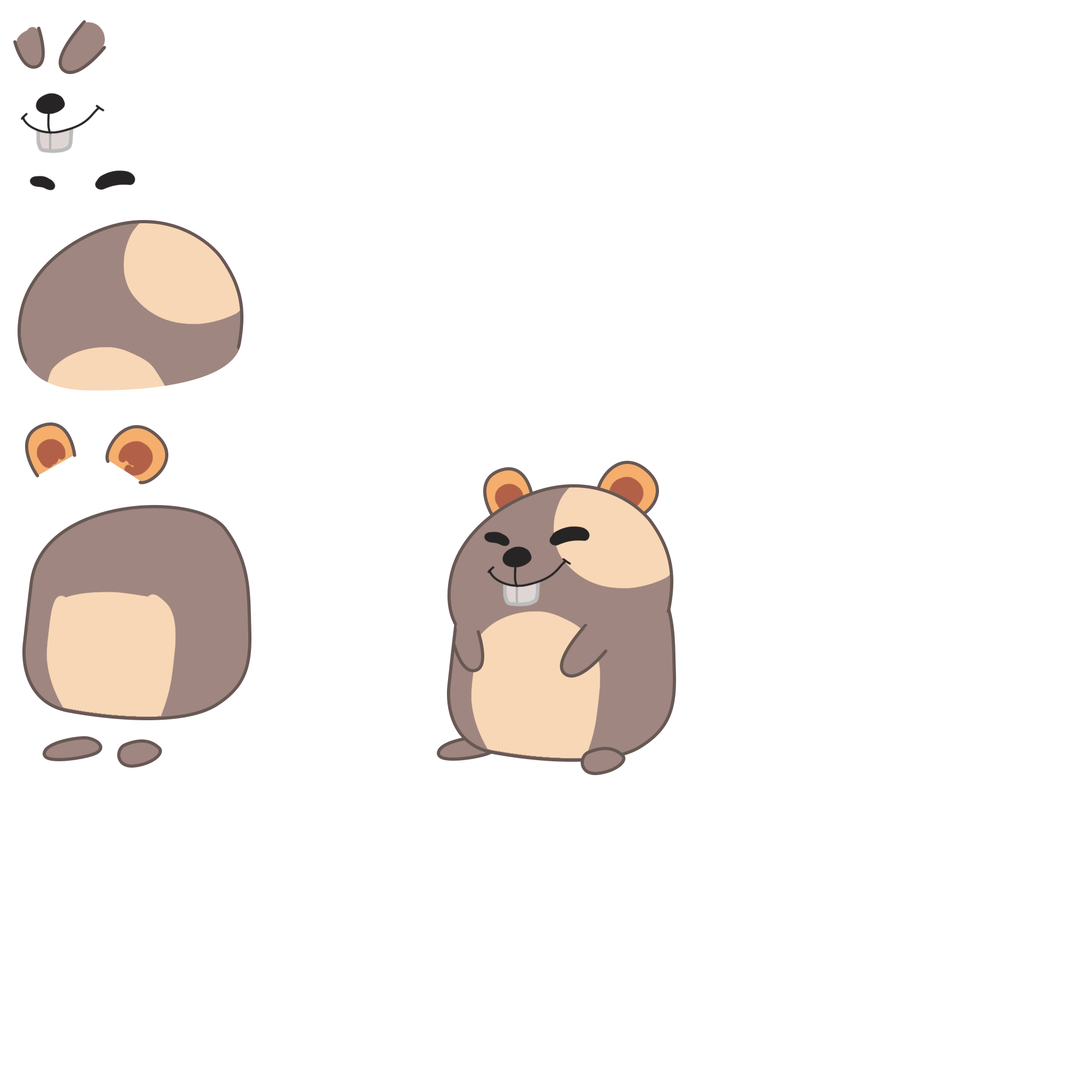
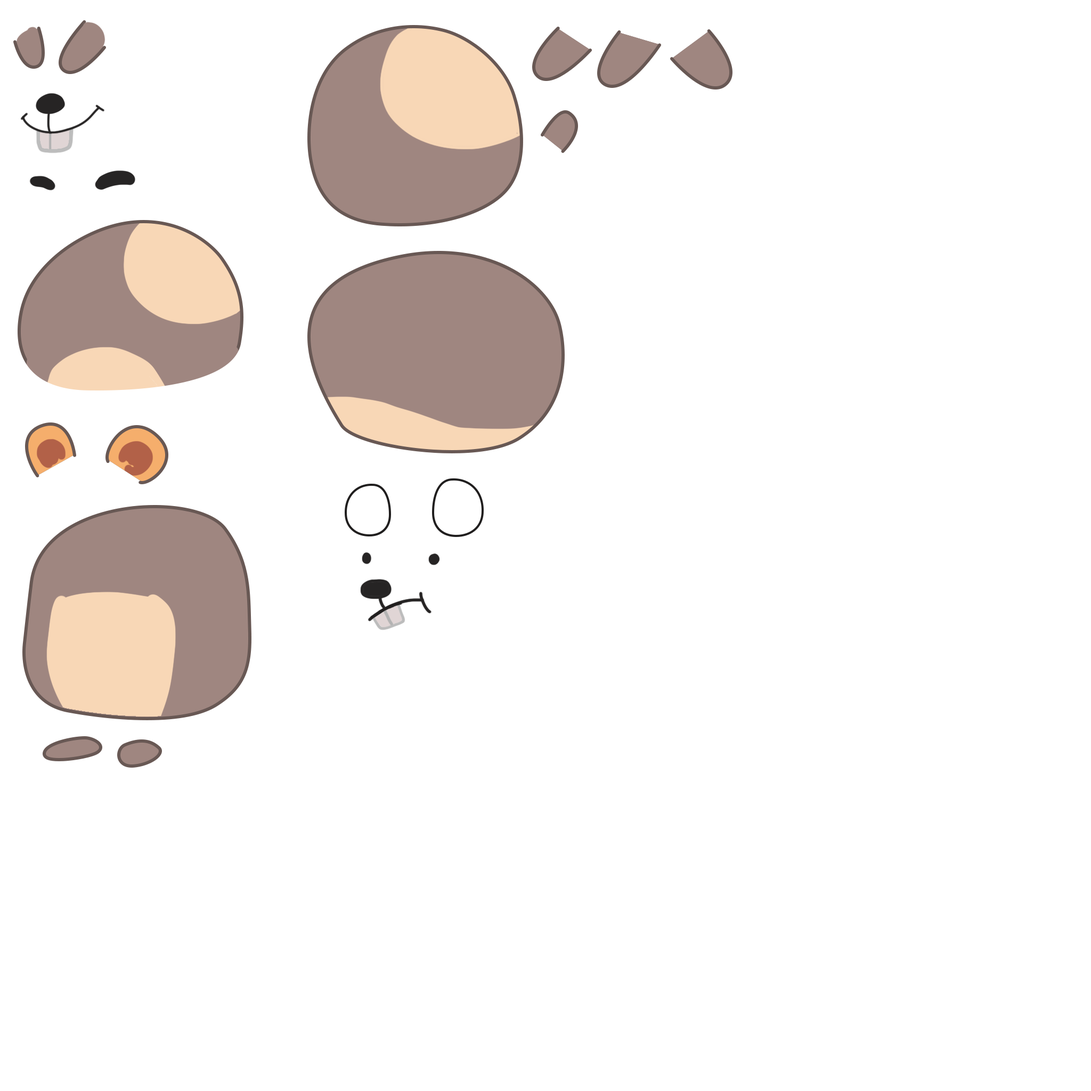
Two versions of the same layered image (1091×1091). Layer-by-layer changes:
added group "hamster left" with 15 layers above "hamster" over box(307, 25, 733, 766)
added layer "mieng" in group "hamster left" over box(360, 578, 433, 631)
added layer "trong mat" in group "hamster left" over box(361, 552, 441, 567)
added layer "mat phai" in group "hamster left" over box(344, 483, 392, 537)
added layer "mat trai" in group "hamster left" over box(432, 478, 484, 538)
added layer "color" in group "hamster left" over box(379, 25, 541, 150)
added layer "dau" (1st of 2, in "hamster left") in group "hamster left" over box(307, 25, 524, 227)
added layer "chan sau trai" in group "hamster left" over box(670, 29, 733, 90)
added layer "chan truoc trai" in group "hamster left" over box(597, 30, 662, 88)
added layer "Layer 9" in group "hamster left" over box(323, 396, 558, 454)
added layer "body" (1st of 2, in "hamster left") in group "hamster left" over box(307, 251, 565, 454)
added layer "duoi" in group "hamster left" over box(540, 110, 579, 153)
added layer "chan truoc phai" in group "hamster left" over box(532, 26, 593, 82)
hid group "hamster" (15 layers), opacity 100% → 30% over box(437, 461, 677, 776)
